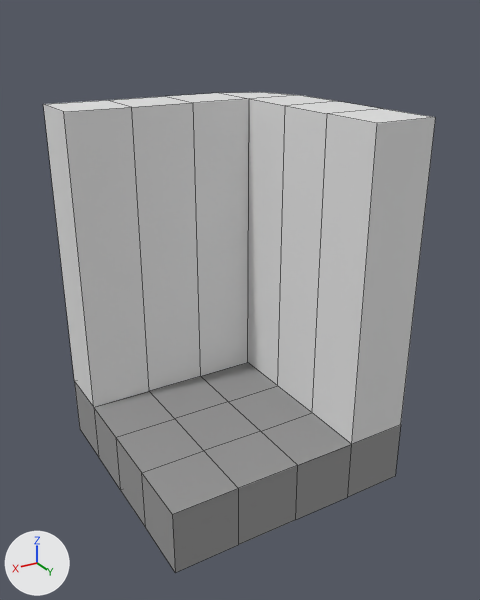
A saved change to the OBJ model My project/Assets/BuildTool/ObjectPrefabs/CornerWall.obj.
Both versions are drawn from a 50 mm camera at (4.78, 8.34, 6.96) aimed at (-0.07, 0.26, 2.92). Arrows for +X, +Y and +Z are at lower left; the lights stay in place. Mesh edges are drawn as thin lines. Where no turn or scale is listed for an object, it has been applied to the vertices.

The scene before the commit, as lines of its bpy script (objects in view):
```python
me_cube = bpy.data.meshes.new('Cube')
me_cube.from_pydata(...)  # 66 vertices, 64 faces; spans x -2.0..2.0, y -2.0..2.0, z -0.02..5.73
# faces by material slot: [41, 23]
me_cube.materials.append(mat_material)  # grey #949494
me_cube.materials.append(mat_wall)  # white #e7e7e7
ob_cube = bpy.data.objects.new('Cube', me_cube)
ob_cube.location = (0.0, 0.0, 0.0)
```
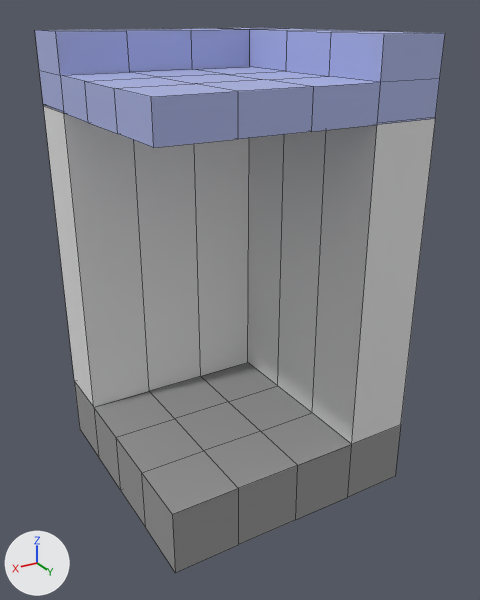
What the commit changed:
Material 'roof' (mat_roof) is new.
Its base color is (0.419, 0.47, 0.8) (blue #adb6e7).
me_cube is used by ob_cube; location (0.0, 0.0, 0.0).
me_cube had 66 vertices, 64 faces and spanned x -2.0..2.0, y -2.0..2.0, z -0.02..5.73.
me_cube now has 134 vertices, 130 faces and spans x -2.0..2.0, y -2.0..2.0, z -0.02..6.76.
me_cube part 1: a new loose piece of 68 vertices spanning x -2.0..2.0, y -2.0..2.0, z 5.71..6.76, in mat_roof (blue #adb6e7).
me_cube now uses material mat_roof (blue #adb6e7).

What differs and where, as boxes (x1, y1, x2, y2) in the pictures (480 x 600 px):
'Cube', reshaped (13% taller): before (43, 92, 436, 573); after (35, 27, 445, 573)
part 1 of me_cube, added (blue): after (35, 27, 445, 148)
